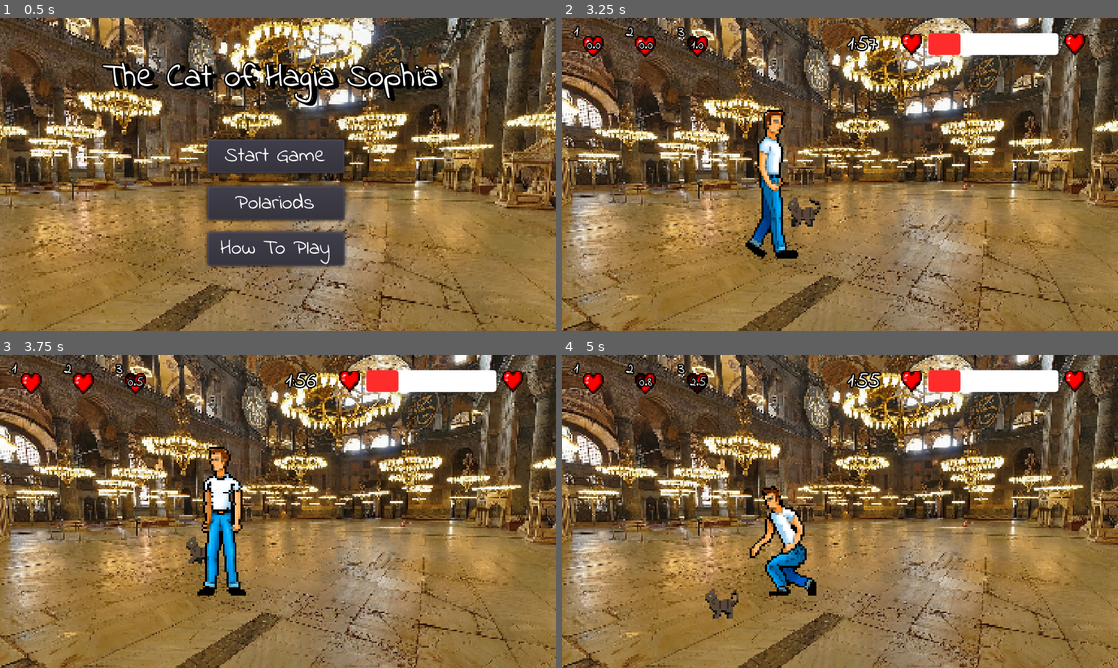
Above: before the commit, frames 1-4 (two rows, left to right).
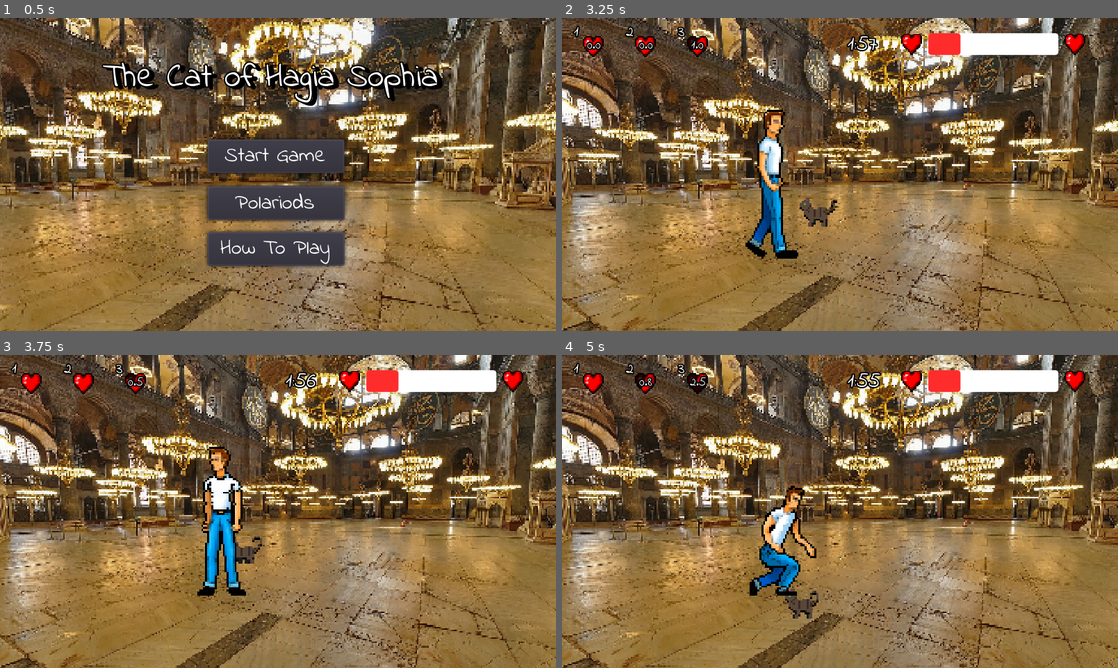
Above: after the commit, the same moments.

Repository: Frozander/BAUGamejam2021
Game: Godot game, scene res://Scenes/TitleScreen.tscn
Two runs of this game, one before a commit and one after it. Both use one fixed random seed, a clock stepped at 60 frames per second and the inputs below. Sound files missing from this copy of the repository are replaced by a short silence.
Inputs:
- Up to frame 1 (0.5 s): no input
- Up to frame 2 (3.25 s): click "Start Game" at 0.5 s; tap Enter (ui_accept) at 1.25, 1.52, 2.27 s; hold Up (ui_up) 1.28-2.78 s; hold Left (ui_left) from 2.78 s (still down)
- Up to frame 3 (3.75 s): keep holding Left (ui_left)
- Up to frame 4 (5 s): tap Enter (ui_accept) at 3.77, 4.52 s; release Left (ui_left) at 4.28 s; hold Down (ui_down) from 4.28 s (still down)

Frame 1 is identical in both runs. In frame 2, 0.5% of the frame differs, in the area x 40-50%, y 57-67%; in frame 3, 0.4%; in frame 4, 3.0%, in the area x 25-47%, y 41-85%.

Commit message:
Petting mechanism for cat and person fully

Diff:
--- a/Assets/Prefabs/Cat.tscn
+++ b/Assets/Prefabs/Cat.tscn
@@ -7,13 +7,16 @@
 [ext_resource path="res://Assets/Sounds/meow.wav" type="AudioStream" id=5]
 [ext_resource path="res://Assets/Shaders/cat_shader.shader" type="Shader" id=6]
 
-[sub_resource type="RectangleShape2D" id=3]
+[sub_resource type="RectangleShape2D" id=1]
 extents = Vector2( 14, 2 )
 
-[sub_resource type="ShaderMaterial" id=4]
+[sub_resource type="ShaderMaterial" id=2]
 shader = ExtResource( 6 )
 shader_param/offset = Vector2( 0, 1 )
 shader_param/modulate = null
+
+[sub_resource type="RectangleShape2D" id=3]
+extents = Vector2( 5.69855, 2.87295 )
 
 [node name="Cat" type="Area2D"]
 collision_layer = 2
@@ -22,15 +25,14 @@
 
 [node name="CollisionShape2D" type="CollisionShape2D" parent="."]
 position = Vector2( 0, 11 )
-shape = SubResource( 3 )
+shape = SubResource( 1 )
 
 [node name="AnimatedSprite" type="AnimatedSprite" parent="."]
-material = SubResource( 4 )
+material = SubResource( 2 )
 position = Vector2( 0, 1 )
 scale = Vector2( 1.5, 1.5 )
 frames = ExtResource( 1 )
-animation = "idle"
-frame = 2
+animation = "sit"
 playing = true
 __meta__ = {
 "_edit_lock_": true
@@ -51,5 +53,11 @@
 [node name="AudioStreamPlayer" type="AudioStreamPlayer" parent="."]
 stream = ExtResource( 5 )
 volume_db = -5.361
+
+[node name="CatPetZone" type="Area2D" parent="."]
+
+[node name="CollisionShape2D" type="CollisionShape2D" parent="CatPetZone"]
+position = Vector2( -4.98032, 1.38755 )
+shape = SubResource( 3 )
 [connection signal="area_entered" from="." to="." method="_on_Cat_area_entered"]
 [connection signal="finished" from="AudioStreamPlayer" to="." method="_on_AudioStreamPlayer_finished"]
--- a/Assets/Prefabs/Person.tscn
+++ b/Assets/Prefabs/Person.tscn
@@ -9,55 +9,55 @@
 
 [sub_resource type="AtlasTexture" id=2]
 atlas = ExtResource( 1 )
-region = Rect2( 0, 81, 64, 81 )
+region = Rect2( 384, 162, 64, 81 )
 
 [sub_resource type="AtlasTexture" id=3]
 atlas = ExtResource( 1 )
-region = Rect2( 64, 81, 64, 81 )
+region = Rect2( 448, 162, 64, 81 )
 
 [sub_resource type="AtlasTexture" id=4]
 atlas = ExtResource( 1 )
-region = Rect2( 128, 81, 64, 81 )
+region = Rect2( 0, 81, 64, 81 )
 
 [sub_resource type="AtlasTexture" id=5]
 atlas = ExtResource( 1 )
-region = Rect2( 192, 81, 64, 81 )
+region = Rect2( 64, 81, 64, 81 )
 
 [sub_resource type="AtlasTexture" id=6]
 atlas = ExtResource( 1 )
-region = Rect2( 256, 81, 64, 81 )
+region = Rect2( 128, 81, 64, 81 )
 
 [sub_resource type="AtlasTexture" id=7]
 atlas = ExtResource( 1 )
-region = Rect2( 320, 81, 64, 81 )
+region = Rect2( 192, 81, 64, 81 )
 
 [sub_resource type="AtlasTexture" id=8]
 atlas = ExtResource( 1 )
-region = Rect2( 384, 81, 64, 81 )
+region = Rect2( 256, 81, 64, 81 )
 
 [sub_resource type="AtlasTexture" id=9]
 atlas = ExtResource( 1 )
-region = Rect2( 448, 81, 64, 81 )
+region = Rect2( 320, 81, 64, 81 )
 
 [sub_resource type="AtlasTexture" id=10]
 atlas = ExtResource( 1 )
-region = Rect2( 0, 162, 64, 81 )
+region = Rect2( 384, 81, 64, 81 )
 
 [sub_resource type="AtlasTexture" id=11]
 atlas = ExtResource( 1 )
-region = Rect2( 64, 162, 64, 81 )
+region = Rect2( 448, 81, 64, 81 )
 
 [sub_resource type="AtlasTexture" id=12]
 atlas = ExtResource( 1 )
-region = Rect2( 128, 162, 64, 81 )
+region = Rect2( 0, 162, 64, 81 )
 
 [sub_resource type="AtlasTexture" id=13]
 atlas = ExtResource( 1 )
-region = Rect2( 384, 162, 64, 81 )
+region = Rect2( 64, 162, 64, 81 )
 
 [sub_resource type="AtlasTexture" id=14]
 atlas = ExtResource( 1 )
-region = Rect2( 448, 162, 64, 81 )
+region = Rect2( 128, 162, 64, 81 )
 
 [sub_resource type="SpriteFrames" id=15]
 animations = [ {
@@ -66,22 +66,22 @@
 "name": "idle",
 "speed": 0.0
 }, {
-"frames": [ SubResource( 2 ), SubResource( 3 ), SubResource( 4 ), SubResource( 5 ), SubResource( 6 ), SubResource( 7 ), SubResource( 8 ), SubResource( 9 ), SubResource( 10 ), SubResource( 11 ), SubResource( 12 ) ],
+"frames": [ SubResource( 2 ), SubResource( 3 ) ],
+"loop": true,
+"name": "pet",
+"speed": 5.0
+}, {
+"frames": [ SubResource( 4 ), SubResource( 5 ), SubResource( 6 ), SubResource( 7 ), SubResource( 8 ), SubResource( 9 ), SubResource( 10 ), SubResource( 11 ), SubResource( 12 ), SubResource( 13 ), SubResource( 14 ) ],
 "loop": true,
 "name": "walk",
 "speed": 9.0
-}, {
-"frames": [ SubResource( 13 ), SubResource( 14 ) ],
-"loop": true,
-"name": "pet",
-"speed": 5.0
 } ]
 
 [sub_resource type="RectangleShape2D" id=16]
 extents = Vector2( 18, 7 )
 
 [sub_resource type="RectangleShape2D" id=17]
-extents = Vector2( 45.6419, 55.6815 )
+extents = Vector2( 5.53405, 2.68344 )
 
 [node name="Person" type="Area2D"]
 position = Vector2( -7.62939e-06, -60.9178 )
@@ -98,12 +98,10 @@
 position = Vector2( -7.99999, 53.9178 )
 shape = SubResource( 16 )
 
-[node name="PetArea" type="Area2D" parent="."]
-collision_layer = 4
-collision_mask = 2
+[node name="PersonPetZone" type="Area2D" parent="."]
 
-[node name="PetZone" type="CollisionShape2D" parent="PetArea"]
-position = Vector2( 14.8937, 18.5179 )
+[node name="CollisionShape2D" type="CollisionShape2D" parent="PersonPetZone"]
+position = Vector2( 23.1193, 31.8673 )
 shape = SubResource( 17 )
 [connection signal="area_entered" from="." to="." method="_on_Person_area_entered"]
-[connection signal="area_entered" from="PetArea" to="." method="_on_PetArea_area_entered"]
+[connection signal="area_entered" from="PersonPetZone" to="." method="_on_PetZone_area_entered"]
--- a/Assets/Scripts/Cat.gd
+++ b/Assets/Scripts/Cat.gd
@@ -16,16 +16,19 @@
 var purr = preload("res://Assets/Sounds/purr.wav")
 var angry = preload("res://Assets/Sounds/angry.wav")
 
+var is_petting = false
+
 # Called when the node enters the scene tree for the first time.
 func _ready():
 	pass
 
 func _physics_process(_delta):
 	movement_vector = Vector2(0, 0)
-	if Input.is_action_pressed("ui_up"): movement_vector += Vector2.UP
-	if Input.is_action_pressed("ui_down"): movement_vector += Vector2.DOWN
-	if Input.is_action_pressed("ui_left"): movement_vector += Vector2.LEFT
-	if Input.is_action_pressed("ui_right"): movement_vector += Vector2.RIGHT
+	if is_petting == false:
+		if Input.is_action_pressed("ui_up"): movement_vector += Vector2.UP
+		if Input.is_action_pressed("ui_down"): movement_vector += Vector2.DOWN
+		if Input.is_action_pressed("ui_left"): movement_vector += Vector2.LEFT
+		if Input.is_action_pressed("ui_right"): movement_vector += Vector2.RIGHT
 
 	if Input.is_action_just_pressed("ui_select"):
 		play_audio(meow)
@@ -53,7 +56,13 @@
 	var mov = movement_vector.normalized() * speed
 
 	if mov == Vector2.ZERO:
-		$AnimatedSprite.play('idle')
+		if is_petting:
+			play_audio(purr)
+			current_state = particleState.Happy
+			$Particles2D.emitting = true
+			$AnimatedSprite.play('sit')
+		else:
+			$AnimatedSprite.play('idle')
 	elif Input.is_action_pressed("ui_run"):
 		mov *= run_multiplier
 		$AnimatedSprite.play('run')
@@ -75,15 +84,18 @@
 		$AudioStreamPlayer.stream = stream
 		$AudioStreamPlayer.play()
 
-func get_pet():
-	current_state = particleState.Happy
-	$Particles2D.emitting = true
-	play_audio(purr)
+func start_petting():
+	is_petting = true
+
+
+func finish_petting():
+	is_petting = false
 
 func get_angry():
 	current_state = particleState.Sad
 	$Particles2D.emitting = true
 	play_audio(angry)
+
 
 func collide_with_person(person_area):
 	if global_position.x < person_area.global_position.x:
--- a/Assets/Scripts/Person.gd
+++ b/Assets/Scripts/Person.gd
@@ -2,6 +2,7 @@
 
 const SPEED_Y_REF = [.25,0,0,0,-.25]
 const MAX_CAT_FOLLOWING_DISTANCE = 125
+const PETTING_DURATIONS = [3,5,7]
 
 var speed_x = .5
 var speed_y = 0
@@ -11,9 +12,14 @@
 var is_walking = false
 var is_going_to_cat = false
 var is_waiting_cat = false
+var is_petting_cat = false
+var is_petted_cat = false
 var cat: Node2D
 
 var movement = Vector2()
+
+var petting_duration = 3
+
 
 
 func _ready():
@@ -23,33 +29,37 @@
 func _process(delta):
 	delta_count += delta
 
-	if delta_count > 3 and not is_going_to_cat and not is_waiting_cat:
-		calc_move()
+	if is_petting_cat:
+		if delta_count > petting_duration:
+			end_petting()
+	else:
+		if delta_count > 3 and not is_going_to_cat and not is_waiting_cat:
+			calc_move()
 
-	if is_walking and not is_going_to_cat and not is_waiting_cat:
-		movement.x = speed_x * direction
-		movement.y = speed_y * direction
-		var areas = get_overlapping_areas()
-		for area in areas:
-			if "Person" in area.name:
-				collide_with_person(area)
+		if is_walking and not is_going_to_cat and not is_waiting_cat:
+			movement.x = speed_x * direction
+			movement.y = speed_y * direction
+			var areas = get_overlapping_areas()
+			for area in areas:
+				if "Person" in area.name:
+					collide_with_person(area)
+				else:
+					exclusion_check(area)
+			self.position += movement
+			self.z_index = $BodyShape.position.y
+
+		if not self.cat:
+			return
+
+		var dist_to_cat = position.distance_to(cat.position)
+		if (is_going_to_cat or is_waiting_cat) and dist_to_cat > MAX_CAT_FOLLOWING_DISTANCE:
+			stop_following_cat()
+		if is_going_to_cat:
+			face_to_cat()
+			if dist_to_cat < 55:
+				wait_for_cat()
 			else:
-				exclusion_check(area)
-		self.position += movement
-		self.z_index = $BodyShape.position.y
-
-	if not self.cat:
-		return
-
-	var dist_to_cat = position.distance_to(cat.position)
-	if (is_going_to_cat or is_waiting_cat) and dist_to_cat > MAX_CAT_FOLLOWING_DISTANCE:
-		stop_following_cat()
-	if is_going_to_cat:
-		face_to_cat()
-		if dist_to_cat < 55:
-			wait_for_cat()
-		else:
-			go_to_cat()
+				go_to_cat()
 
 
 func calc_move():
@@ -79,9 +89,10 @@
 	is_walking = false
 
 func on_hear_meow(cat):
-	is_going_to_cat = true
-	self.cat = cat
-	face_to_cat()
+	if not is_petted_cat:
+		is_going_to_cat = true
+		self.cat = cat
+		face_to_cat()
 
 func go_to_cat():
 	is_going_to_cat = true
@@ -94,13 +105,28 @@
 	position += movement
 
 func wait_for_cat():
-	is_waiting_cat = true
-	is_walking = false
-	$AnimatedSprite.play("pet")
-	$AnimatedSprite.stop()
+	if is_petting_cat == false:
+		is_waiting_cat = true
+		is_walking = false
+		$AnimatedSprite.play("pet")
+		$AnimatedSprite.stop()
 
 func pet_cat():
+	delta_count = 0
+	petting_duration = PETTING_DURATIONS[randi() % PETTING_DURATIONS.size()]
+	is_petting_cat = true
+	is_waiting_cat = false
+	self.cat.start_petting()
 	$AnimatedSprite.play("pet")
+
+func end_petting():
+	is_petting_cat = false
+	is_petted_cat = true
+	is_waiting_cat = false
+	is_going_to_cat = false
+	calc_move()
+	delta_count = 0
+	self.cat.finish_petting()
 
 func face_to_cat():
 	if position.x < cat.position.x:
@@ -140,6 +166,8 @@
 #	print("Person Area Entered: %s" % area.name)
 	pass
 
-func _on_PetArea_area_entered(area):
-#	print("Pet Area Entered: %s" % area.name)
-	pass
+
+func _on_PetZone_area_entered(area):
+	print(area.name)
+	if is_waiting_cat && area.name == "CatPetZone":
+		pet_cat()
Not shown: 1 places in Assets/Prefabs/Cat.tscn that only renumber resources
